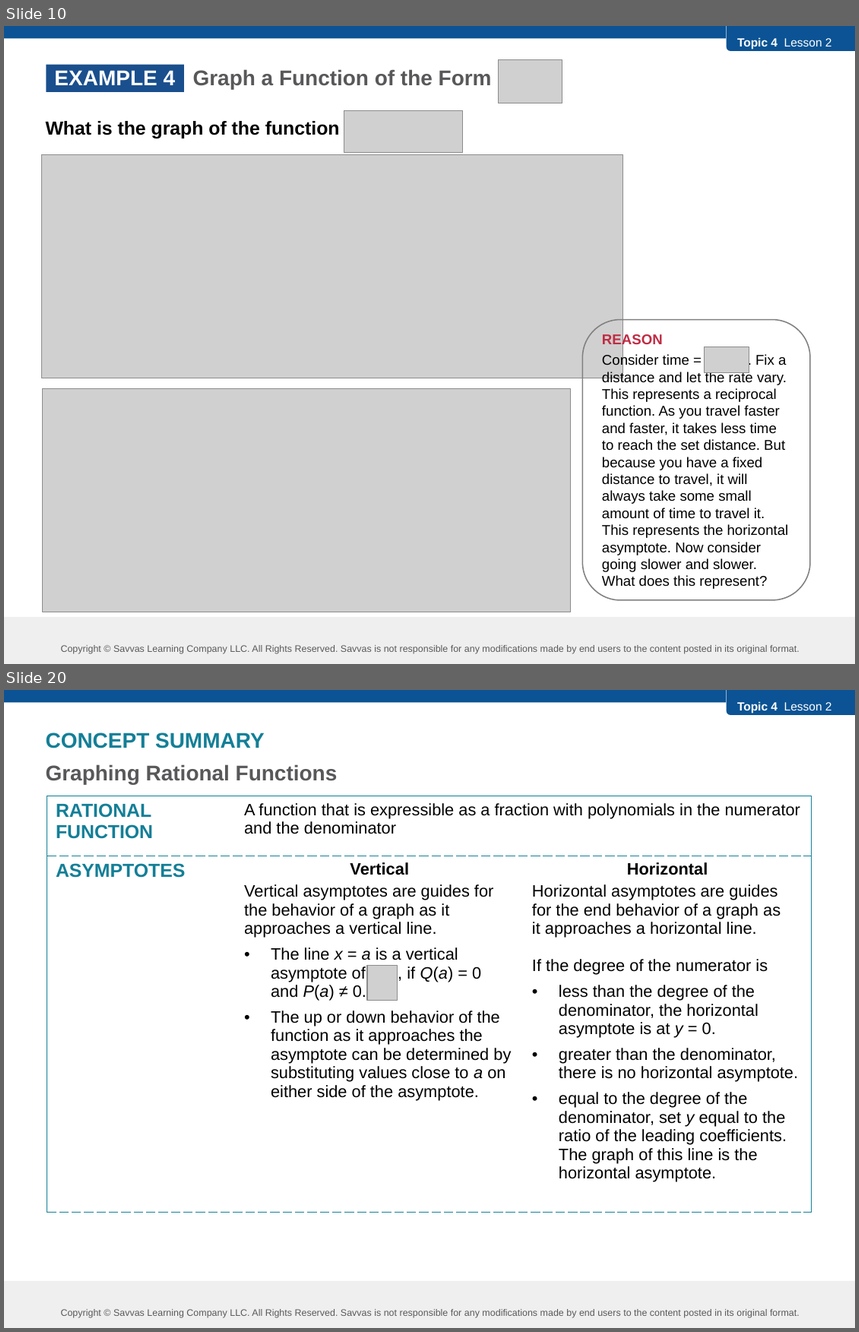
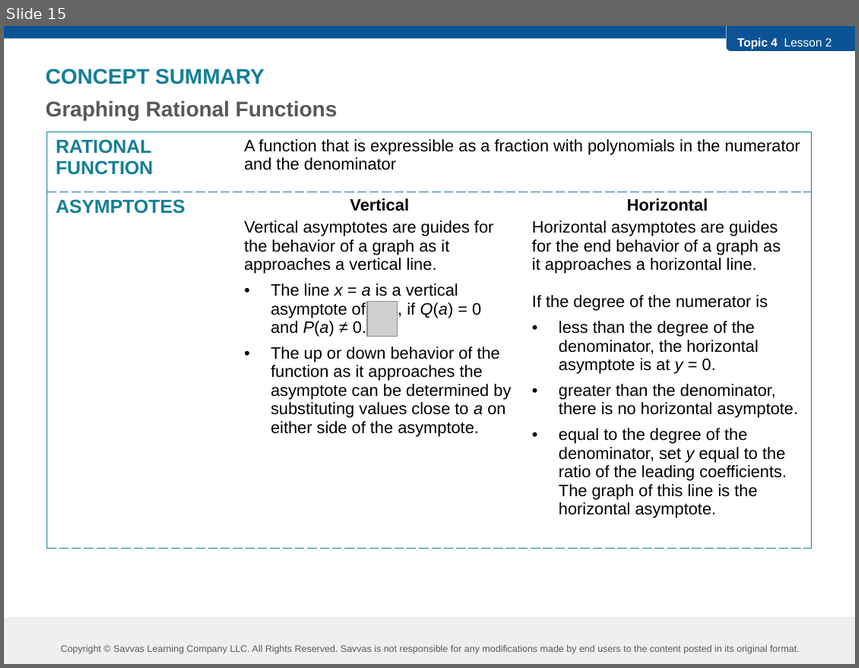
Before and after one commit to robjohncolson/feb25-25, a slide deck: l4-2.pptx. Shown one above the other, each under a label of ours: slides 10 and 20 before the commit, slide 15 after it; the slides between them are not shown. The pictures are 859x1332 and 859x668 pixels, drawn with LibreOffice and Linux fonts; fonts in the diff are those of the drawing; grey boxes stand for pictures. Boxes give left, top, right and bottom in pixels: in the first picture for what was removed or moved away, otherwise in the second. Text is boxed around its words. In the diff, an @@ line names an element or a change of style, - is before the commit and + after.

Commit message:
L4-1 docx&pptx final form.  Pre L4-2 inclass presentation (already printed L4-2.docx)

```diff
--- a/l4-2.pptx
+++ b/l4-2.pptx
@@ slide 10 removed at box(4, 26, 855, 664), background #FFFFFF; not listed: 5 template elements that a slide beside it also shows @@
@@ text removed at box(46, 69, 492, 139) @@
-Graph a Function of the Form
-What is the graph of the function
@@ rectangle removed at box(47, 64, 184, 91) @@
-EXAMPLE 4
@@ picture removed at box(498, 60, 563, 104) @@
@@ picture removed at box(344, 111, 464, 153) @@
@@ picture removed at box(41, 154, 623, 379) @@
@@ rounded rectangle removed at box(583, 319, 810, 601) @@
-REASON
-Consider time = . Fix a
-distance and let the rate vary. This represents a reciprocal function. As you travel faster
-and faster, it takes less time to reach the set distance. But because you have a fixed distance to travel, it will always take some small amount of time to travel it. This represents the horizontal asymptote. Now consider going slower and slower. What does this represent?
@@ picture removed at box(705, 347, 749, 373) @@
@@ picture removed at box(42, 389, 571, 613) @@
@@ what was slide 20 is now slide 15 @@
```
Also in this commit, not shown: 9 slides changed, 5 slides added, 9 other slides removed, 5 other files.
